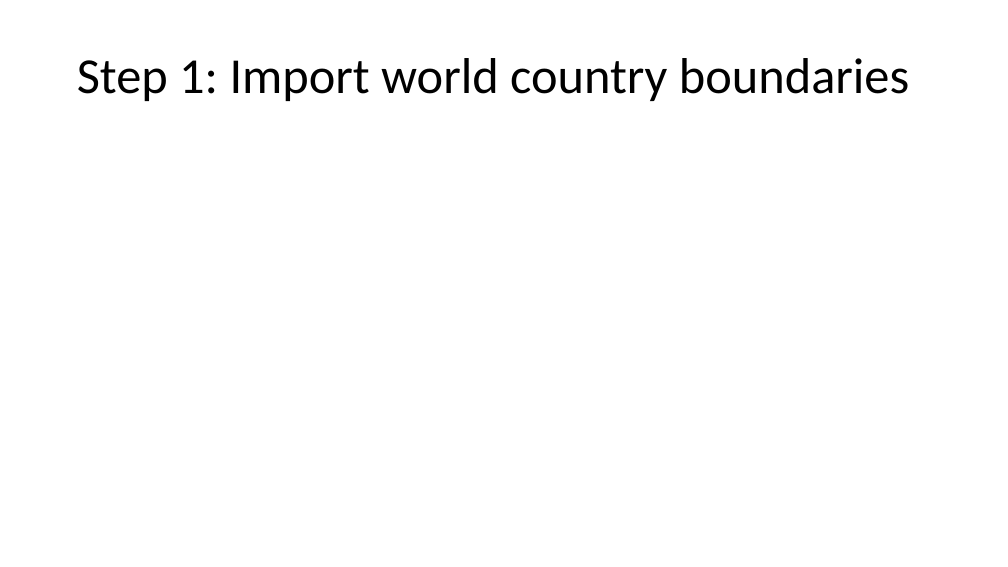
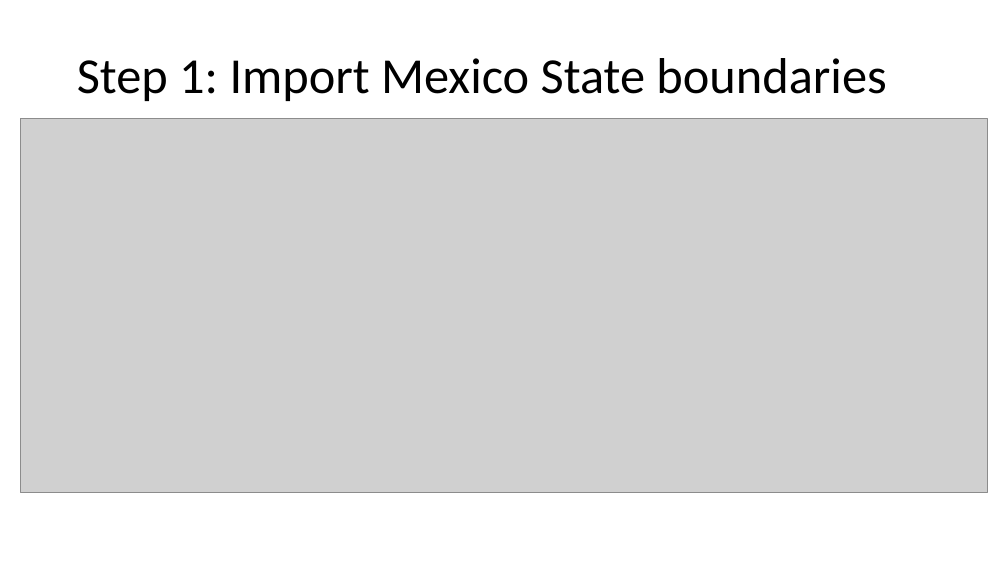
Before and after one commit to ansleybrown1337/WR514-GIS-Exercises, a slide deck: slide 3 of Exercise-7/Exercise-7_AJB.pptx. Drawn at 1008x567 pixels with LibreOffice and Linux fonts; fonts in the diff are those of the drawing; grey boxes stand for pictures. Boxes give left, top, right and bottom in pixels: in the first picture for what was removed or moved away, otherwise in the second. Text is boxed around its words. In the diff, an @@ line names an element or a change of style, - is before the commit and + after.

```diff
--- a/Exercise-7/Exercise-7_AJB.pptx
+++ b/Exercise-7/Exercise-7_AJB.pptx
@@ title at (x1=77, y1=58, x2=886, y2=101): text changed @@
-Step 1: Import world country boundaries
+Step 1: Import Mexico State boundaries
@@ picture added at (x1=20, y1=119, x2=988, y2=492) @@
```
Also in this commit, not shown: 1 other slide changed, 6 slides added, 1 slide removed, 17 other files.
